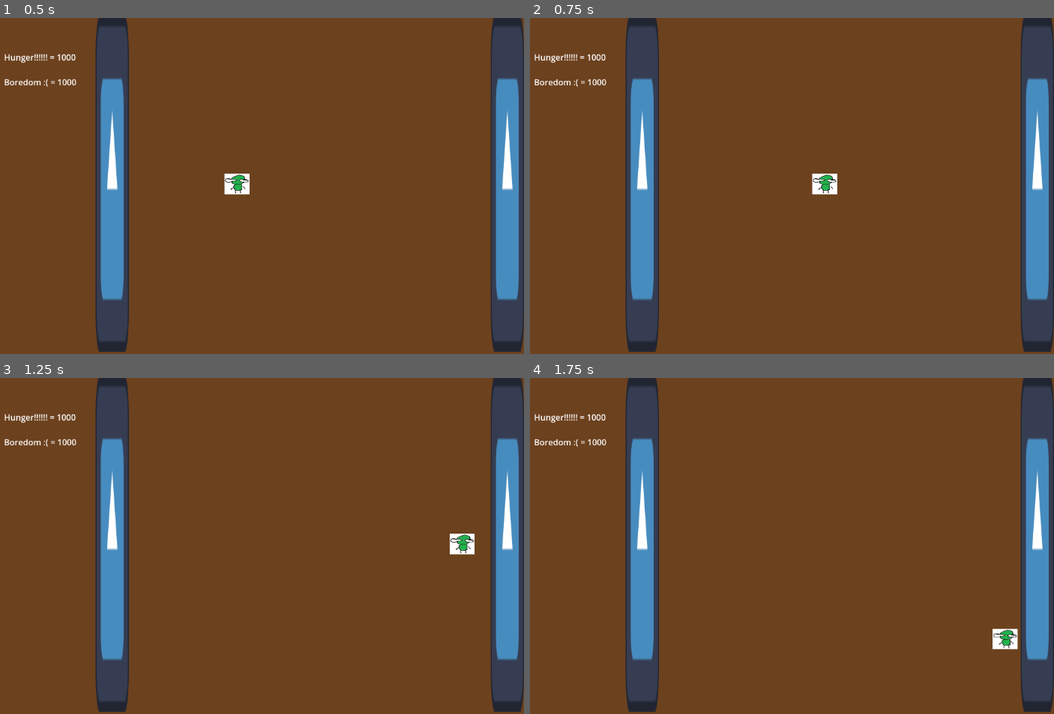
Above: before the commit, frames 1-4 (two rows, left to right).
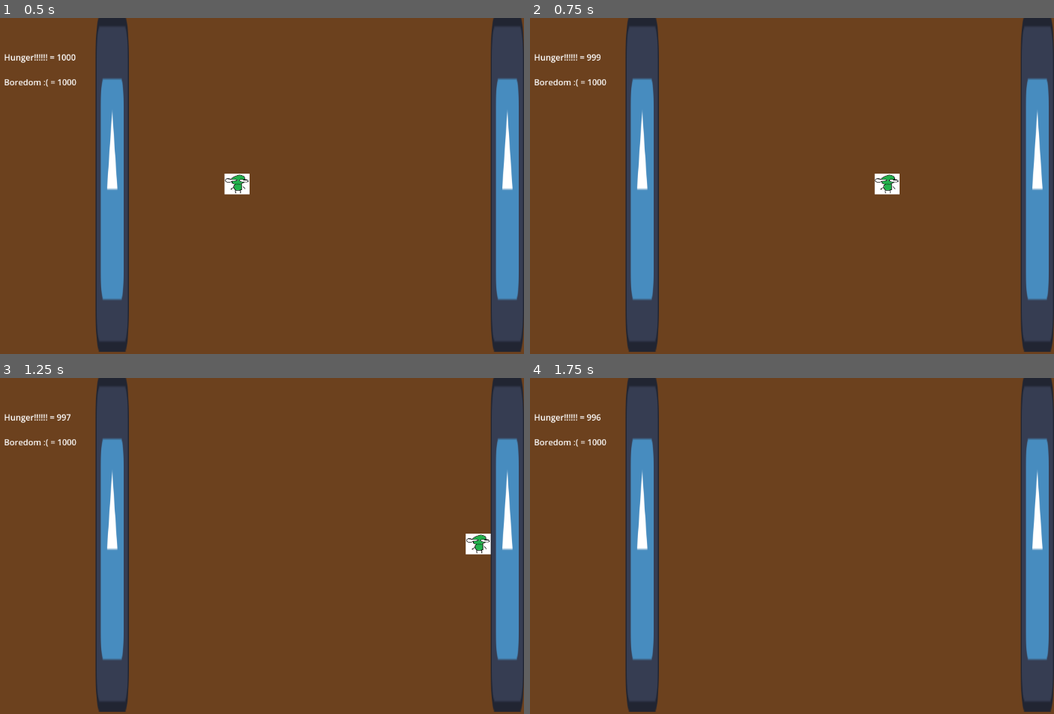
Above: after the commit, the same moments.

Repository: LoganStanger/ZombieGame
Game: Godot game, scene res://Scenes/firstScene.tscn
The game is run twice, just before and just after one commit, with the same random seed, the same clock (stepped at 60 frames per second) and the same inputs. The engine's default icon, where the game draws it, is replaced by a stand-in: a white triangle on a blue panel in a dark square.
Inputs (mouse positions are in pixels of both pictures, inside the frame that each line leads up to):
- Up to frame 1 (0.5 s): no input
- Up to frame 2 (0.75 s): tap Enter at 0.5 s; move the mouse to (886, 169) at 0.52 s; hold D (ZombieRight) from 0.53 s (still down); hold Space (ZombieSprint) from 0.53 s (still down); click (886, 169) at 0.6 s
- Up to frame 3 (1.25 s): keep holding D (ZombieRight); keep holding Space (ZombieSprint)
- Up to frame 4 (1.75 s): move the mouse to (634, 562) at 1.27 s; release D (ZombieRight) at 1.28 s; release Space (ZombieSprint) at 1.28 s; hold S (ZombieDown) from 1.28 s (still down); tap Space (ZombieSprint) at 1.35 s; click (634, 562) at 1.55 s

Frame 1 is identical in both runs. In frame 2, 0.6% of the frame differs, in the area x 10-71%, y 10-53%; in frame 3, 0.5%; in frame 4, 0.3%.

Commit message:
Third commit

Diff:
--- a/Scenes/firstScene.tscn
+++ b/Scenes/firstScene.tscn
@@ -1,5 +1,6 @@
 [gd_scene format=3 uid="uid://cyxn220acpryl"]
 
+[ext_resource type="Script" uid="uid://yscnho53ggcq" path="res://Scenes/game_manager.gd" id="1_bvqnw"]
 [ext_resource type="PackedScene" uid="uid://djt5pbq7pbexk" path="res://prefabs/playertwo.tscn" id="2_j8pi6"]
 [ext_resource type="Script" uid="uid://dnwfaagu6yfp1" path="res://sciptQuestionMark/label.gd" id="3_g232c"]
 [ext_resource type="Texture2D" uid="uid://bjkiupg1vequ7" path="res://icon.svg" id="3_qmsdt"]
@@ -8,7 +9,8 @@
 [sub_resource type="RectangleShape2D" id="RectangleShape2D_g232c"]
 size = Vector2(64, 647)
 
-[node name="Node2D" type="Node2D" unique_id=2083841095]
+[node name="GameManager" type="Node2D" unique_id=2083841095]
+script = ExtResource("1_bvqnw")
 
 [node name="StaticBody2D" type="StaticBody2D" parent="." unique_id=1617380061]
 position = Vector2(360, 320)
@@ -50,3 +52,9 @@
 offset_bottom = 135.0
 text = "Boredom :( = "
 script = ExtResource("4_g232c")
+
+[node name="Timer" type="Timer" parent="." unique_id=985129448]
+wait_time = 0.5
+autostart = true
+
+[connection signal="timeout" from="Timer" to="." method="_on_timer_timeout"]
--- /dev/null
+++ b/Scenes/game_manager.gd
@@ -0,0 +1,12 @@
+extends Node2D
+
+# Called when the node enters the scene tree for the first time.
+func _ready() -> void:
+	pass # Replace with function body.
+
+# Called every frame. 'delta' is the elapsed time since the previous frame.
+func _process(delta: float) -> void:
+	pass
+
+func _on_timer_timeout() -> void:
+	Booyah.hunger -= Booyah.hungerSpeed
--- a/sciptQuestionMark/player.gd
+++ b/sciptQuestionMark/player.gd
@@ -1,8 +1,8 @@
 extends CharacterBody2D
 
-var directionDash = Vector2()
 var IsDashing: bool = false
 var IsSprinting: bool = false
+var TrueDashing: bool = false
 # Called when the node enters the scene tree for the first time.
 func _ready() -> void:
 	pass # Replace with function body.
@@ -11,18 +11,23 @@
 # Called every frame. 'delta' is the elapsed time since the previous frame.
 func _physics_process(delta: float) -> void:
 	if Input.is_action_just_pressed("ZombieBite"):
+
+		await get_tree().create_timer(0.1).timeout
 		IsDashing = true
-		Booyah.walk_speed += 10000
-		Booyah.run_speed += 10000
-		await get_tree().create_timer(0.5).timeout
-		Booyah.walk_speed -= 10000
-		Booyah.run_speed -= 10000
+		Booyah.walk_speed += 500000
+		Booyah.run_speed += 500000
+		await get_tree().create_timer(0.1).timeout
+		Booyah.walk_speed -= 500000
+		Booyah.run_speed -= 500000
 		IsDashing = false
 
-	if Input.is_action_pressed("ZombieSprint"):
+
+	if Input.is_action_just_pressed("ZombieSprint") and IsSprinting == false:
 		IsSprinting = true
-	else:
+		Booyah.hungerSpeed += 1
+	if Input.is_action_just_released("ZombieSprint") and IsSprinting == true:
 		IsSprinting = false
+		Booyah.hungerSpeed -= 1
 
 	if IsSprinting == false:
 		var dir = Input.get_vector("ZombieLeft", "ZombieRight", "ZombieUp", "ZombieDown")
Not shown, added: Scenes/game_manager.gd.uid
